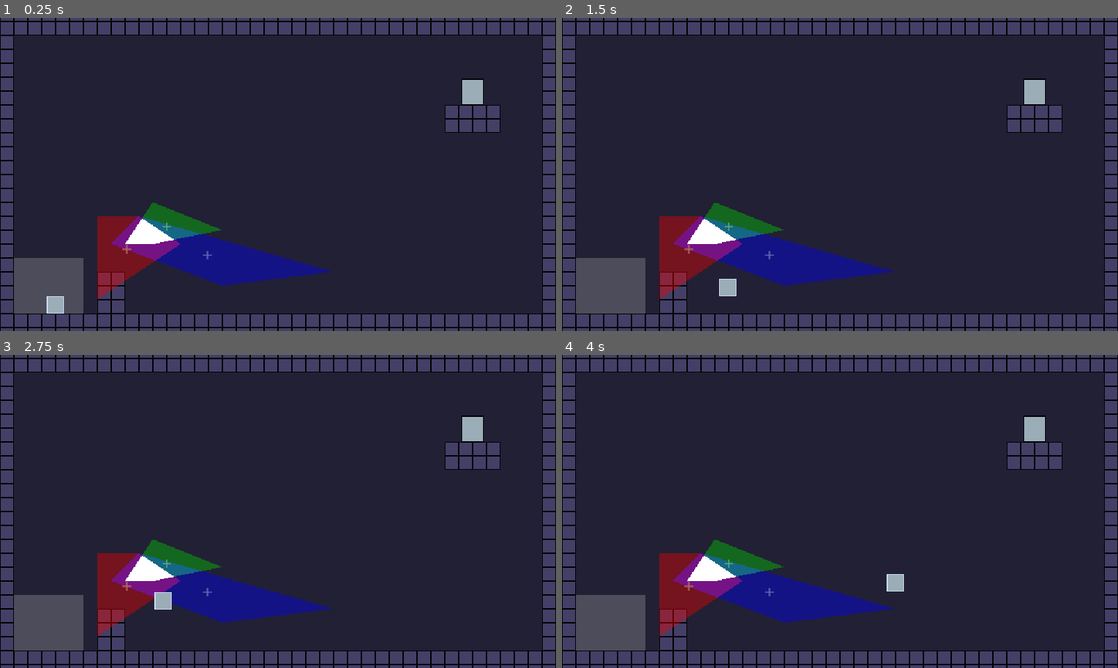
Above: before the commit, frames 1-4 (two rows, left to right).
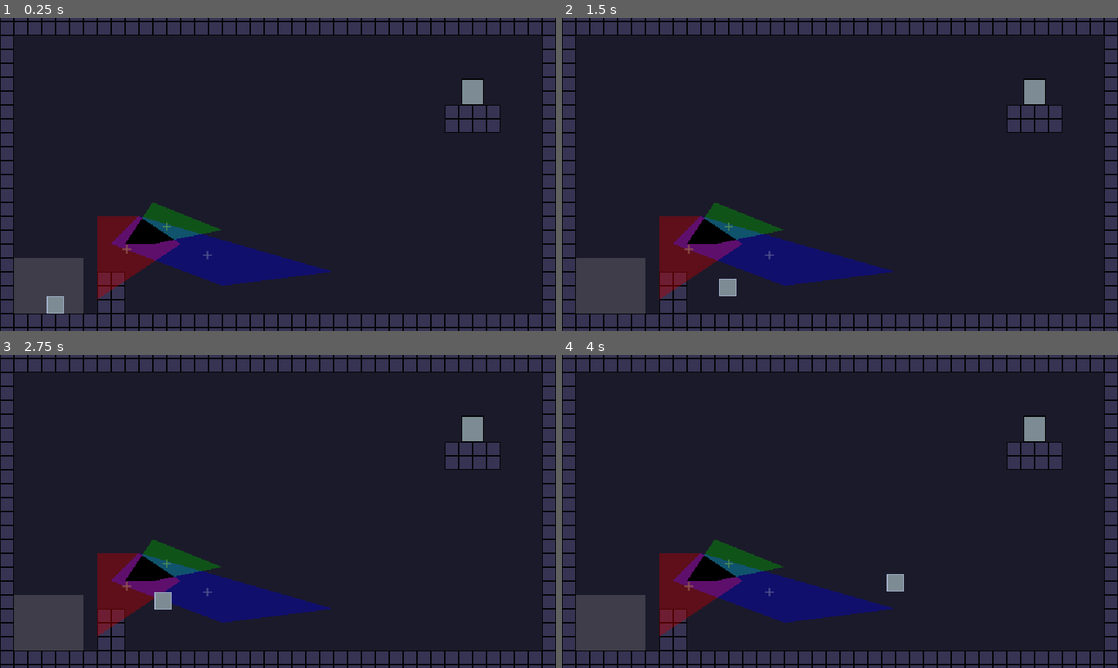
Above: after the commit, the same moments.

Repository: robotmaster/game-off-2026
Game: Godot game, scene res://scenes/rooms/test_room.tscn
Two runs of this game, one before a commit and one after it. Both use one fixed random seed, a clock stepped at 60 frames per second and the inputs below.
Inputs:
- Up to frame 1 (0.25 s): no input
- Up to frame 2 (1.5 s): tap Enter at 0.5 s; hold Up (up) 0.53-1.28 s; hold Right (right) from 0.53 s (still down); tap X (switch_edit) at 1.35 s
- Up to frame 3 (2.75 s): tap Up (up) at 1.52, 1.55, 1.82 s; release Right (right) at 2.03 s; hold Left (left) from 2.03 s (still down); hold Up (up) from 2.03 s (still down); tap C (switch_property) at 2.1 s
- Up to frame 4 (4 s): release Left (left) at 2.78 s; release Up (up) at 2.78 s; hold Right (right) from 2.78 s (still down); tap Z (toggle_play) at 2.85 s; tap Up (up) at 3.02, 3.05, 3.32 s; hold Up (up) from 3.53 s (still down)

The runs differ from the first frame. In frame 1, 4.5% of the frame differs, in the area x 8-87%, y 19-95%; in frame 2, 4.5%; in frame 3, 4.4%; in frame 4, 4.5%.
Error in both runs: Invalid access to property or key 'allowed' on a base object of type 'Nil'. (res://scripts/room.gd:45)

Commit message:
light now working, redoing

Diff:
--- a/game-off-2026/scenes/polygon_intersection_area.tscn
+++ b/game-off-2026/scenes/polygon_intersection_area.tscn
@@ -3,4 +3,17 @@
 [ext_resource type="Script" uid="uid://cx4wblqfd3c4i" path="res://scripts/polygon_intersection_area.gd" id="1_hp1qd"]
 
 [node name="PolygonIntersectionArea" type="Polygon2D" unique_id=488270413]
+color = Color(0, 0, 0, 1)
 script = ExtResource("1_hp1qd")
+
+[node name="SubViewport" type="SubViewport" parent="." unique_id=896547864]
+unique_name_in_owner = true
+transparent_bg = true
+render_target_update_mode = 4
+
+[node name="Poly" type="Polygon2D" parent="SubViewport" unique_id=691815405]
+polygon = PackedVector2Array(0, 0, 100, 0, 0, 100)
+
+[node name="Light" type="PointLight2D" parent="." unique_id=1408397687]
+unique_name_in_owner = true
+texture_scale = 50.0
--- a/game-off-2026/scenes/room.tscn
+++ b/game-off-2026/scenes/room.tscn
@@ -38,6 +38,16 @@
 
 [sub_resource type="ShaderMaterial" id="ShaderMaterial_23wr2"]
 shader = ExtResource("9_3j2fx")
+
+[sub_resource type="GDScript" id="GDScript_dynfe"]
+script/source = "extends CanvasLayer
+
+
+func _ready() -> void:
+	for child in get_children():
+
+		child.position += get_viewport().get_visible_rect().size / 2
+"
 
 [sub_resource type="GDScript" id="GDScript_277jj"]
 script/source = "extends Camera2D
@@ -121,17 +131,20 @@
 script = ExtResource("9_eom3m")
 Room = NodePath("../../..")
 
-[node name="PolygonInfoUI" type="Node2D" parent="." unique_id=875030579 node_paths=PackedStringArray("Room")]
+[node name="CanvasLayer" type="CanvasLayer" parent="." unique_id=1856965162]
+script = SubResource("GDScript_dynfe")
+
+[node name="PolygonInfoUI" type="Node2D" parent="CanvasLayer" unique_id=875030579 node_paths=PackedStringArray("Room")]
 script = ExtResource("10_w68ji")
-Room = NodePath("..")
+Room = NodePath("../..")
 
-[node name="ColorBg" type="Sprite2D" parent="PolygonInfoUI" unique_id=460498318]
+[node name="ColorBg" type="Sprite2D" parent="CanvasLayer/PolygonInfoUI" unique_id=460498318]
 use_parent_material = true
 position = Vector2(-285, -157)
 texture = ExtResource("10_tk5fv")
 hframes = 4
 
-[node name="ColorFill" type="ColorRect" parent="PolygonInfoUI" unique_id=848166506]
+[node name="ColorFill" type="ColorRect" parent="CanvasLayer/PolygonInfoUI" unique_id=848166506]
 use_parent_material = true
 offset_left = -296.0
 offset_top = -168.0
@@ -139,28 +152,28 @@
 offset_bottom = -146.0
 color = Color(1, 0, 0, 1)
 
-[node name="Translate" type="Sprite2D" parent="PolygonInfoUI" unique_id=1717125355]
+[node name="Translate" type="Sprite2D" parent="CanvasLayer/PolygonInfoUI" unique_id=1717125355]
 use_parent_material = true
 position = Vector2(-245, -157)
 texture = ExtResource("10_tk5fv")
 hframes = 4
 frame = 1
 
-[node name="Rotate" type="Sprite2D" parent="PolygonInfoUI" unique_id=449286113]
+[node name="Rotate" type="Sprite2D" parent="CanvasLayer/PolygonInfoUI" unique_id=449286113]
 use_parent_material = true
 position = Vector2(-205, -157)
 texture = ExtResource("10_tk5fv")
 hframes = 4
 frame = 2
 
-[node name="Scale" type="Sprite2D" parent="PolygonInfoUI" unique_id=316647045]
+[node name="Scale" type="Sprite2D" parent="CanvasLayer/PolygonInfoUI" unique_id=316647045]
 use_parent_material = true
 position = Vector2(-165, -157)
 texture = ExtResource("10_tk5fv")
 hframes = 4
 frame = 3
 
-[node name="WhiteHighlight" type="ColorRect" parent="PolygonInfoUI" unique_id=1859770529]
+[node name="WhiteHighlight" type="ColorRect" parent="CanvasLayer/PolygonInfoUI" unique_id=1859770529]
 use_parent_material = true
 offset_left = -300.0
 offset_top = -172.0
@@ -179,3 +192,6 @@
 Room = NodePath("..")
 Exit = NodePath("../Exit")
 PolygonMoveArea = NodePath("../SpecialElements/PolygonMoveArea")
+
+[node name="CanvasModulate" type="CanvasModulate" parent="." unique_id=1055200988]
+color = Color(0.8089983, 0.8089983, 0.8089982, 1)
--- a/game-off-2026/scripts/polygon_intersection_area.gd
+++ b/game-off-2026/scripts/polygon_intersection_area.gd
@@ -3,14 +3,30 @@
 const POLYGON_OUTLINE_WIDTH = 2
 const OUTLINE_COLOR = Color(0.3, 0.3, 0.3)
 
-# Called every frame. 'delta' is the elapsed time since the previous frame.
-func _process(delta: float) -> void:
+func _ready() -> void:
+	%SubViewport.size = get_viewport().get_visible_rect().size
+	%SubViewport/Poly.position = get_viewport().get_visible_rect().size / 2
+
+func _process(_delta: float) -> void:
+
+	%SubViewport/Poly.polygon = global_transform * polygon
+
+
+	var viewport_texture : ViewportTexture = %SubViewport.get_texture()
+	%Light.texture = viewport_texture.get_image()
+
+	%Light.offset = -%Light.global_position
+
+	print(%Light.offset)
+
 	queue_redraw()
 
 func _draw() -> void:
+	#draw_texture(%SubViewport.get_texture(), -get_viewport().get_visible_rect().size / 2)
+
 	return
-	var polygon_array := global_transform * polygon
+	#var polygon_array := global_transform * polygon
 
-	var polygon_outline := PolygonTools.make_inwawrd_outline_of_polygon(polygon_array, POLYGON_OUTLINE_WIDTH)
+	#var polygon_outline := PolygonTools.make_inwawrd_outline_of_polygon(polygon_array, POLYGON_OUTLINE_WIDTH)
 
-	draw_colored_polygon(polygon_outline, OUTLINE_COLOR)
+	#draw_colored_polygon(polygon_outline, OUTLINE_COLOR)
